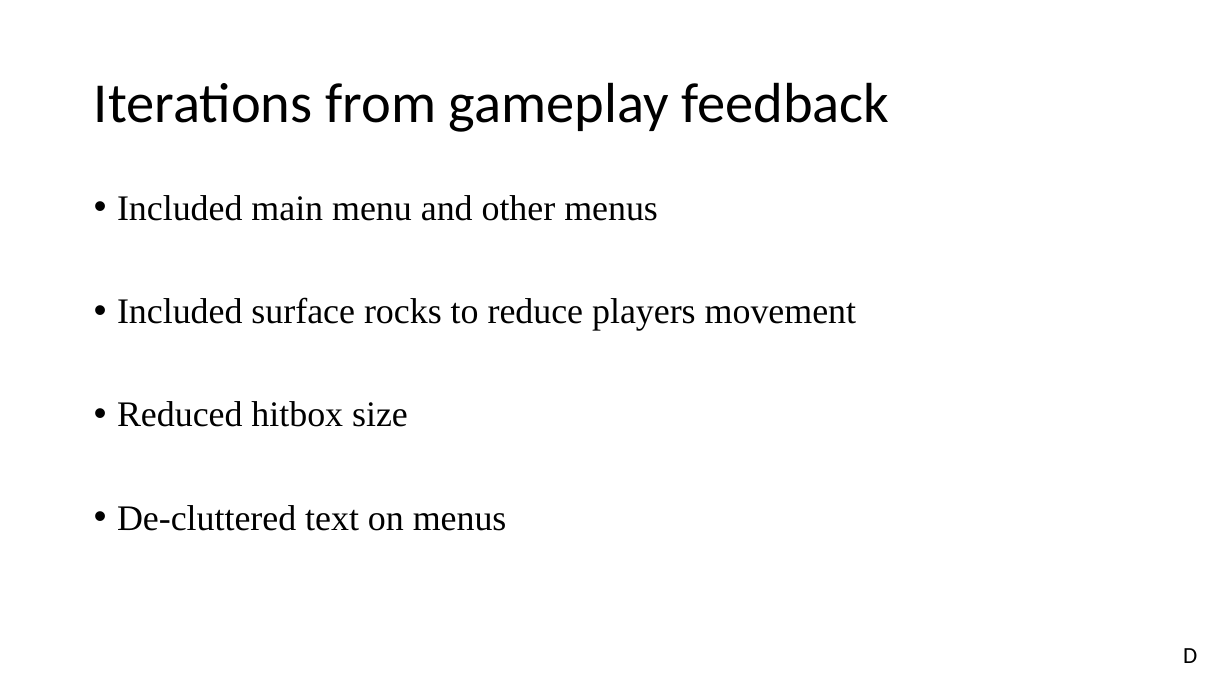
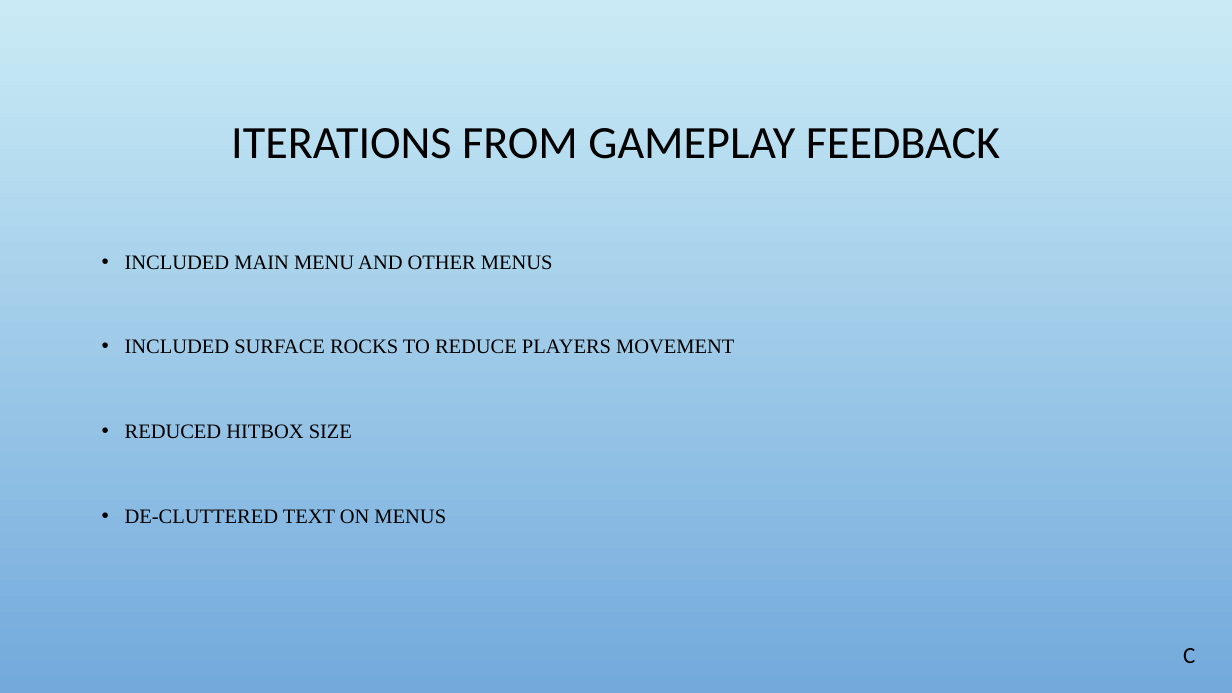
Before and after one commit to UoSGroupProjects1718/dm-bandai-namco-group-9, a slide deck: slide 8 of Presentations/L6 Group 9 Project Masterclass Final Pitch .pptx (slide 10 before the commit). Drawn at 1232x693 pixels with LibreOffice and Linux fonts; fonts in the diff are those of the drawing; background and template pictures are left out. Boxes give left, top, right and bottom in pixels: in the first picture for what was removed or moved away, otherwise in the second. Text is boxed around its words. In the diff, an @@ line names an element or a change of style, - is before the commit and + after.

```diff
--- a/Presentations/L6 Group 9 Project Masterclass Final Pitch .pptx
+++ b/Presentations/L6 Group 9 Project Masterclass Final Pitch .pptx
@@ background #FFFFFF to picture (left out) @@
@@ title at [231, 128, 1000, 159]: text changed; size 44 to 36 pt @@
-Iterations from gameplay feedback
+ITERATIONS FROM GAMEPLAY FEEDBACK
@@ text at [125, 255, 734, 524]: text changed; size 28 to 16 pt @@
-• Included main menu and other menus
-• Included surface rocks to reduce players movement
-• Reduced hitbox size
-• De-cluttered text on menus
+• INCLUDED MAIN MENU AND OTHER MENUS
+• INCLUDED SURFACE ROCKS TO REDUCE PLAYERS MOVEMENT
+• REDUCED HITBOX SIZE
+• DE-CLUTTERED TEXT ON MENUS
@@ text at [1183, 648, 1195, 663]: text changed @@
-D
+C
```
Also in this commit, not shown: 14 other slides changed.
